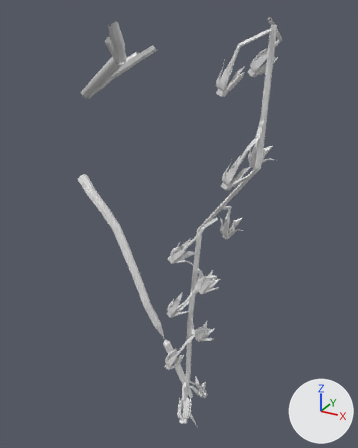
Two versions of the OBJ model meshes/env/plants/v0_rachis3.obj, one commit apart.
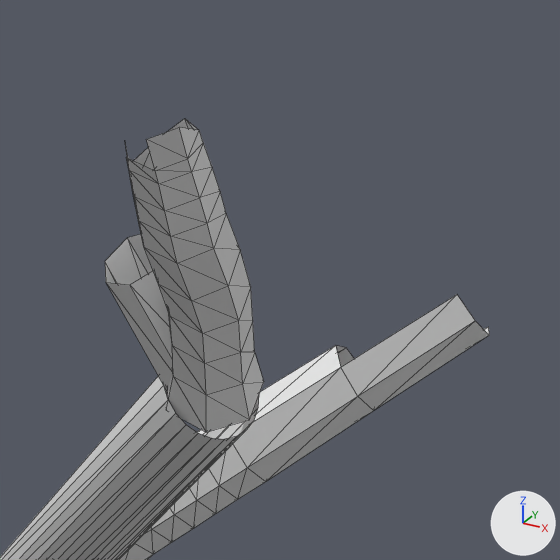
There are two pictures of each version: one whole from a 50 mm lens placed at (0.1124, -0.2479, 0.0416), pointed at (-0.0241, 0.0004, -0.0825), one close up on the part from 25% to 47% of the width and 1% to 18% of the height. Arrows for +X, +Y and +Z are at lower right; the lights stay in place. The older version's two pictures come first. The close-ups show mesh edges as thin lines. Where no turn or scale is listed for an object, it has been applied to the vertices. Vertices at exactly the same position are counted once.

Objects in the first close-up: 'v0_rachis3'.
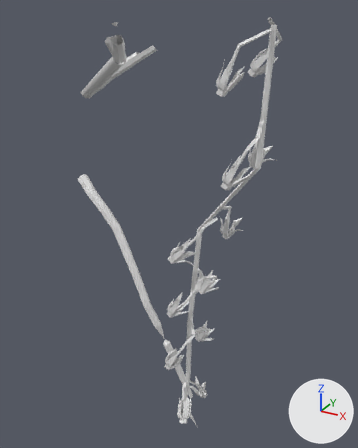
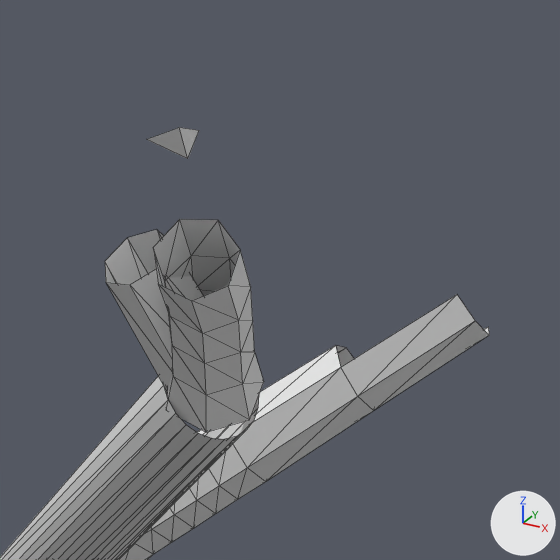
Pixel boxes (x1, y1, x2, y2) of what changed, in the close-ups (560 x 560 px):
'v0_rachis3', reshaped
    before: (0, 119, 489, 560)
    after: (0, 127, 489, 560)
part 1 of me_v0_rachis3, deleted
    before: (125, 119, 240, 301)

The edits, one by one:
me_v0_rachis3 is used by ob_v0_rachis3; location (0.0, 0.0, 0.0).
me_v0_rachis3 had 1530 vertices, 2865 faces and spanned x -0.117..0.042, y -0.053..0.023, z -0.235..0.038.
me_v0_rachis3 now has 1501 vertices, 2804 faces and spans x -0.117..0.042, y -0.053..0.023, z -0.235..0.038.
Part 1, on me_v0_rachis3:
29 vertices are removed from x -0.042..-0.035, y -0.044..-0.034, z 0.026..0.035.
61 faces are deleted.
